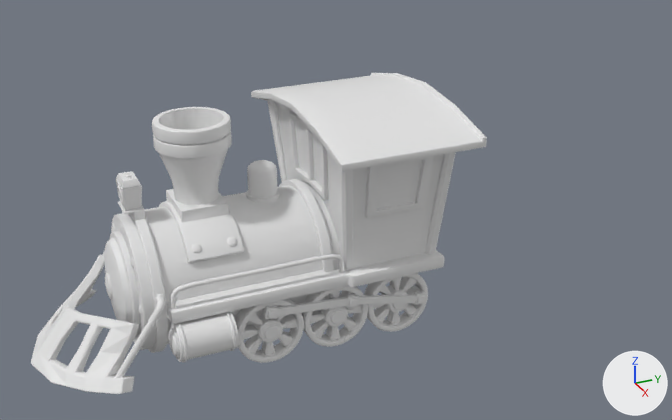
Two versions of the Blender file _Alice/train.blend, one commit apart.
Rendered twice from a 50 mm lens placed at (18.09, -5.39, 9.85), pointed at (0.24, 2.65, 0.92). The axes (+X, +Y, +Z) are drawn at lower right. The lights are the same throughout.

The first picture shows 'cabine', 'cheminer', 'devant', 'nez', 'nez.002', 'poutre', 'poutre.002', 'roue', 'roue.001', 'roue.002', 'socle_cheminer', 'sol', 'truc'.
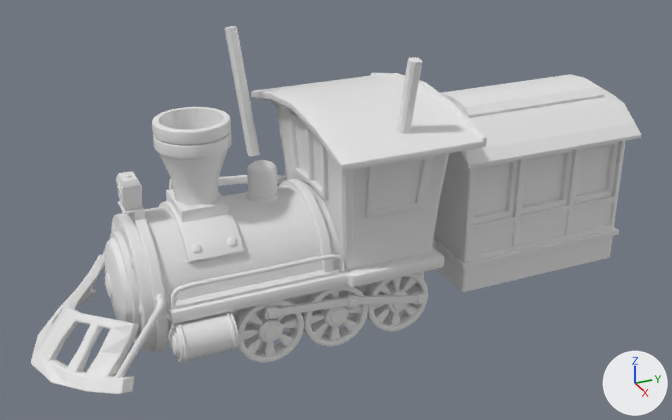
The newer file is also turned or shifted as a whole; pictures and numbers use the older file's frame.

Boxes [x1, y1, x2, y2] around the edits, measured in the pictures (672 x 420 px):
'Cube', added: after [432, 74, 641, 292]
'poutre.002', reshaped, moved, turned, rescaled: before [425, 152, 456, 254]; after [396, 57, 423, 134]
'poutre', reshaped, moved, turned, rescaled: before [267, 100, 287, 182]; after [224, 26, 260, 156]
'truc.001', reshaped, moved, turned, rescaled (not visible before): after [169, 175, 286, 190]
part 1 of me_cube_008, deleted: before [267, 100, 287, 182]
part 2 of me_cube_008, added: after [224, 26, 260, 156]
part 3 of me_cube_009, deleted: before [425, 152, 456, 254]
part 4 of me_cube_009, added: after [396, 57, 423, 134]

Patch to the scene script:
```diff
--- a/_Alice/train.blend.py
+++ b/_Alice/train.blend.py
@@ me_cube_006 @@
 # used by ob_truc_001; location = (-1.8, 3.97, -0.84); rotation_euler = (-0.132, 0.0, 0.0), in degrees (-7.6, 0, 0); scale = (-0.0637, 0.128, 0.128)
-me_cube_006.from_pydata(...)  # 664 vertices, 661 faces; spans x -1.0..1.8, y -29.2..1.6, z -1.5..1.4
+me_cube_006.from_pydata(...)  # 664 vertices, 661 faces; spans x -1.9..-1.7, y -0.7..3.2, z 0.7..1.5
+# me_cube_006 part 5: 664 vertices removed from x -1.0..1.8, y -29.2..1.6, z -1.5..1.4; 664 vertices added at x -1.9..-1.7, y -0.7..3.2, z 0.7..1.5
 me_cube_006.materials.append(mat_uv)
@@ me_cube_008 @@
 # used by ob_poutre; location = (-1.84, 2.24, 1.61); rotation_euler = (0.0485, -0.133, -0.00645), in degrees (2.8, -7.6, -0.4); scale = (-0.128, 0.128, 1.51)
-me_cube_008.from_pydata(...)  # 16 vertices, 10 faces; spans x -1.0..1.49, y -2.02..1.0, z -1.0..1.01
+me_cube_008.from_pydata(...)  # 16 vertices, 10 faces; spans x -2.24..-1.52, y 0.94..1.47, z 1.81..4.84
+# me_cube_008 part 1: 16 vertices removed from x -1.0..1.49, y -2.02..1.0, z -1.0..1.01
+# me_cube_008 part 2: 16 vertices added at x -2.24..-1.52, y 0.94..1.47, z 1.81..4.84
 me_cube_008.materials.append(mat_uv)
@@ me_cube_009 @@
 # used by ob_poutre_002; location = (1.79, 4.34, 1.61); rotation_euler = (-0.0485, 0.133, -0.00645), in degrees (-2.8, 7.6, -0.4); scale = (0.128, -0.128, 1.51)
-me_cube_009.from_pydata(...)  # 16 vertices, 10 faces; spans x -0.55..1.49, y -2.02..0.49, z -0.99..1.01
+me_cube_009.from_pydata(...)  # 16 vertices, 10 faces; spans x 1.53..2.19, y 3.24..3.7, z 1.81..4.84
+# me_cube_009 part 3: 16 vertices removed from x -0.55..1.49, y -2.02..0.49, z -0.99..1.01
+# me_cube_009 part 4: 16 vertices added at x 1.53..2.19, y 3.24..3.7, z 1.81..4.84
 me_cube_009.materials.append(mat_uv)
@@ me_cube_011 @@
+me_cube_011.from_pydata(...)  # 974 vertices, 954 faces; spans x -1.18..1.18, y -1.43..1.08, z -1.0..11.53
@@ ob_truc_001 @@
 ob_truc_001 = bpy.data.objects.new('truc.001', me_cube_006)
-ob_truc_001.location = (-1.8, 3.97, -0.84)
-ob_truc_001.rotation_euler = (-0.132, 0.0, 0.0)  # degrees (-7.6, 0, 0)
-ob_truc_001.scale = (-0.0637, 0.128, 0.128)
+ob_truc_001.location = (0.0, 0.0, 0.0)
@@ ob_poutre @@
 ob_poutre = bpy.data.objects.new('poutre', me_cube_008)
-ob_poutre.location = (-1.84, 2.24, 1.61)
-ob_poutre.rotation_euler = (0.0485, -0.133, -0.00645)  # degrees (2.8, -7.6, -0.4)
-ob_poutre.scale = (-0.128, 0.128, 1.51)
+ob_poutre.location = (0.0, 0.0, 0.0)
@@ ob_poutre_002 @@
 ob_poutre_002 = bpy.data.objects.new('poutre.002', me_cube_009)
-ob_poutre_002.location = (1.79, 4.34, 1.61)
-ob_poutre_002.rotation_euler = (-0.0485, 0.133, -0.00645)  # degrees (-2.8, 7.6, -0.4)
-ob_poutre_002.scale = (0.128, -0.128, 1.51)
+ob_poutre_002.location = (0.0, 0.0, 0.0)
@@ ob_cube @@
+ob_cube = bpy.data.objects.new('Cube', me_cube_011)
+ob_cube.location = (0.0, 7.71, -0.94)
+ob_cube.scale = (1.43, 2.22, 0.355)
```
